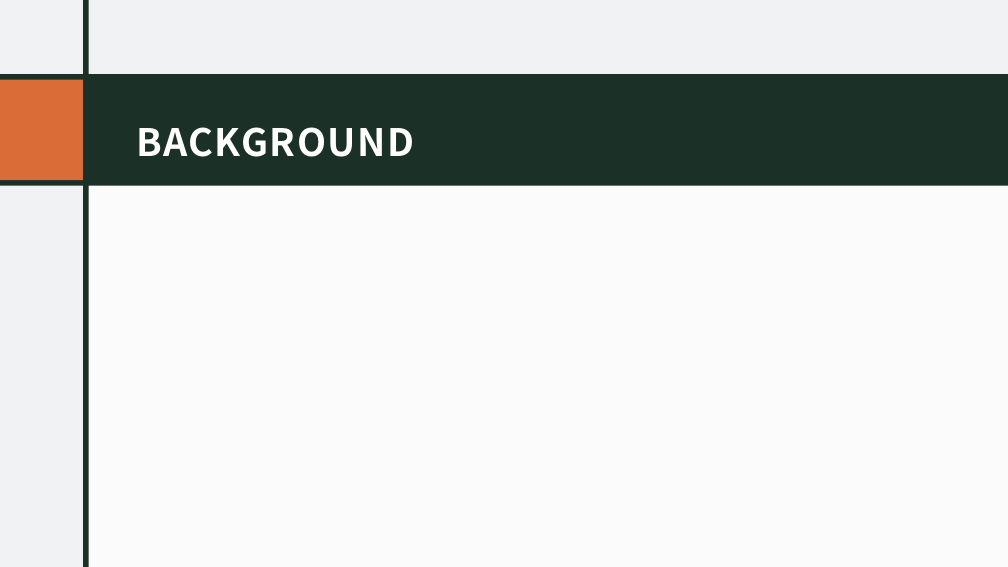
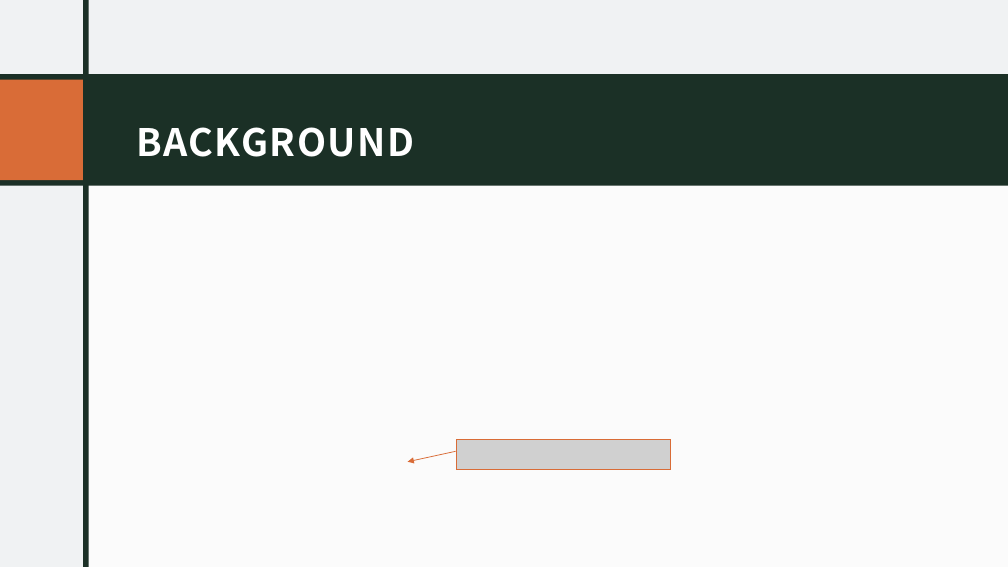
Before and after one commit to bprudil/INFO-523-Final-Project-, a slide deck: slide 5 of Final Presentation .pptx (slide 6 before the commit). Drawn at 1008x567 pixels with LibreOffice and Linux fonts; fonts in the diff are those of the drawing; grey boxes stand for pictures. Boxes give left, top, right and bottom in pixels: in the first picture for what was removed or moved away, otherwise in the second. Text is boxed around its words. In the diff, an @@ line names an element or a change of style, - is before the commit and + after.

```diff
--- a/Final Presentation .pptx
+++ b/Final Presentation .pptx
@@ picture added at [457, 439, 670, 470] @@
@@ arrow added from (456, 451) to (408, 462), #D96C37 0.75 pt @@
```
Also in this commit, not shown: 5 other slides changed, 1 slide removed, 2 other files.
